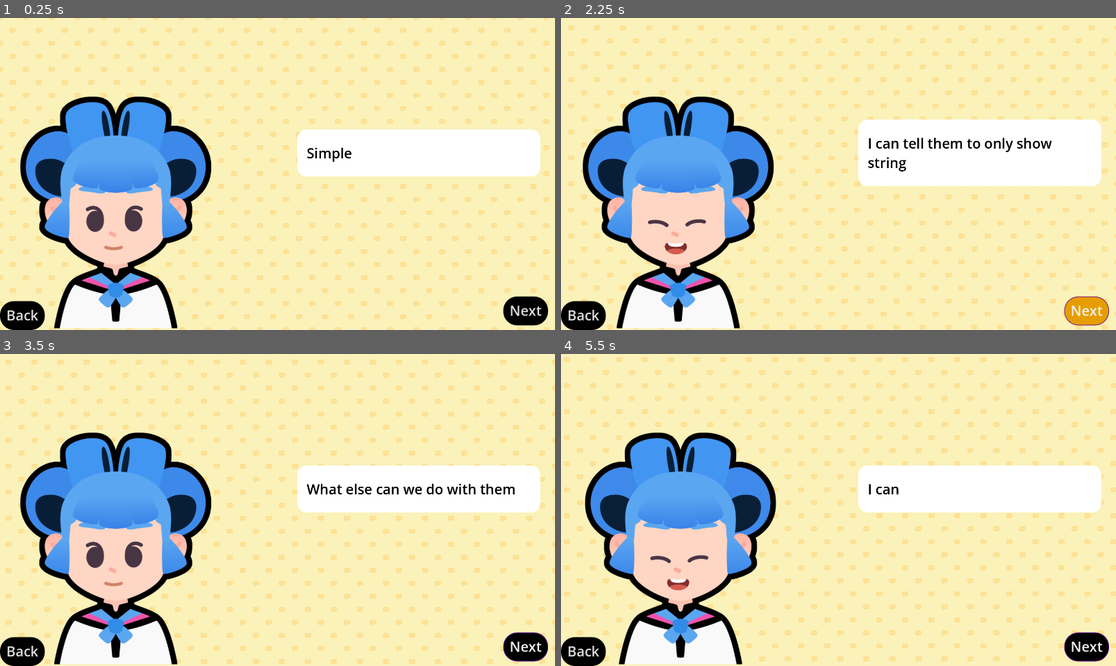
Above: before the commit, frames 1-4 (two rows, left to right).
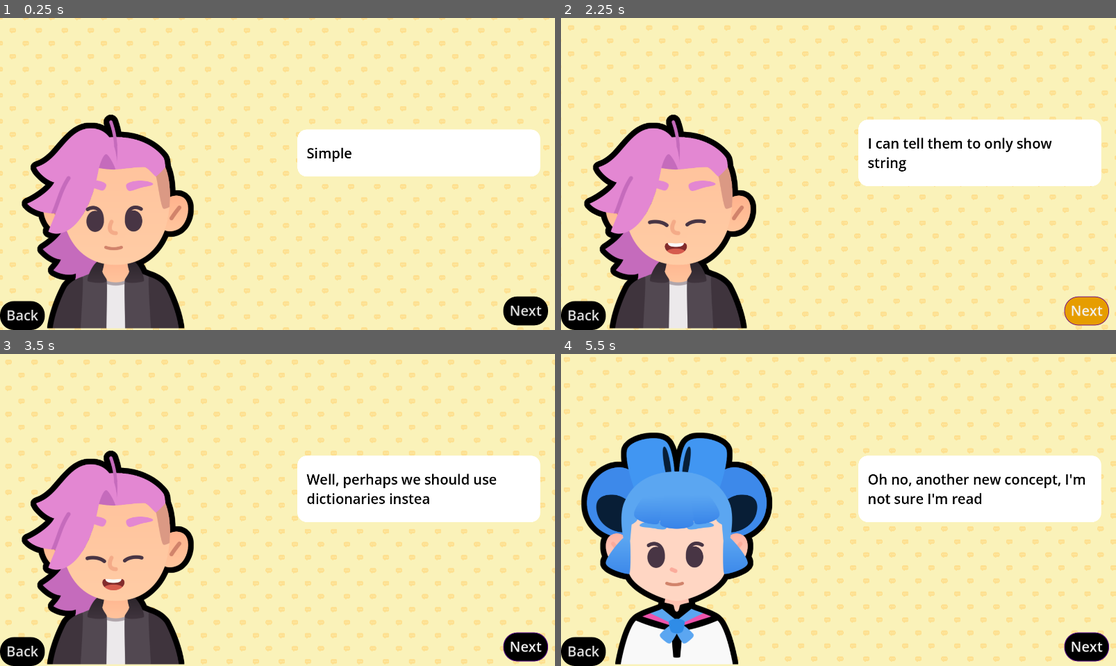
Above: after the commit, the same moments.

Repository: peeryo/2d-GameDev-course
Game: Godot game, scene res://lessons/dialog.tscn
Two runs of this game, one before a commit and one after it. Both use one fixed random seed, a clock stepped at 60 frames per second and the inputs below. Sound files missing from this copy of the repository are replaced by a short silence.
Inputs (mouse positions are in pixels of both pictures, inside the frame that each line leads up to):
- Up to frame 1 (0.25 s): no input
- Up to frame 2 (2.25 s): click "Back" at 0.5 s; click "Next" at 1.25 s; click "Next" at 2 s
- Up to frame 3 (3.5 s): tap Enter at 2.75 s; move the mouse to (399, 494) at 2.77 s; hold D (move_right) from 2.78 s (still down); tap Z at 2.85 s; click (399, 494) at 2.92 s; tap Space at 3.02 s
- Up to frame 4 (5.5 s): move the mouse to (727, 525) at 3.52 s; release D (move_right) at 3.53 s; hold S (move_down) 3.53-4.28 s; tap Z at 3.6, 4.35, 5.1 s; tap Space at 3.77, 5.27 s; move the mouse to (894, 441) at 4.27 s; hold D (move_right) 4.28-5.03 s; move the mouse to (810, 572) at 5.02 s; hold W (move_up) from 5.03 s (still down); click (810, 572) at 5.17 s

The runs differ from the first frame. In frame 1, 18% of the frame differs, in the area x 3-39%, y 25-100%; in frame 2, 18%; in frame 3, 23%, in the area x 3-98%, y 25-100%; in frame 4, 8.7%.

Commit message:
M7L12 completed and practices

Diff:
--- a/M07.telling_a_story_workbook/lessons/dialog.gd
+++ b/M07.telling_a_story_workbook/lessons/dialog.gd
@@ -5,22 +5,42 @@
 	"sad": preload("res://assets/emotion_sad.png")
 }
 
+var bodies := {
+
+	"sophia": preload("res://assets/sophia.png"),
+	"pink": preload("res://assets/pink.png")
+}
+
 var dialog_items :Array[Dictionary] = [
 	{
 		"expression": expressions["regular"],
 		"text": "Simple arrays are pretty easy",
+		"character": bodies["pink"]
 	},
 	{
 		"expression": expressions["sad"],
 		"text": "They can get more complex and hard",
+		"character": bodies["sophia"]
 	},
 	{
 		"expression": expressions["happy"],
 		"text": "I can tell them to only show strings",
+		"character": bodies["pink"]
 	},
 	{
 		"expression": expressions["regular"],
 		"text": "What else can we do with them?",
+		"character": bodies["sophia"]
+	},
+	{
+		"expression": expressions["happy"],
+		"text": "Well, perhaps we should use dictionaries instead",
+		"character": bodies["pink"]
+	},
+	{
+		"expression": expressions["regular"],
+		"text": "Oh no, another new concept, I'm not sure I'm ready",
+		"character": bodies["sophia"]
 	},
 ]
 
@@ -46,10 +66,11 @@
 	var current_item := dialog_items[current_item_index]
 	rich_text_label.text = current_item["text"]
 	expression.texture = current_item["expression"]
+	body.texture = current_item["character"]
 	# We animate the text appearing letter by letter.
 	rich_text_label.visible_ratio = 0.0
 	var tween := create_tween()
-	var text_appearing_duration := 1.0
+	var text_appearing_duration: float = current_item["text"].length() / 30.0
 	tween.tween_property(rich_text_label, "visible_ratio", 1.0, text_appearing_duration)
 
 	# This is where we play the audio. We randomize the audio playback's start
